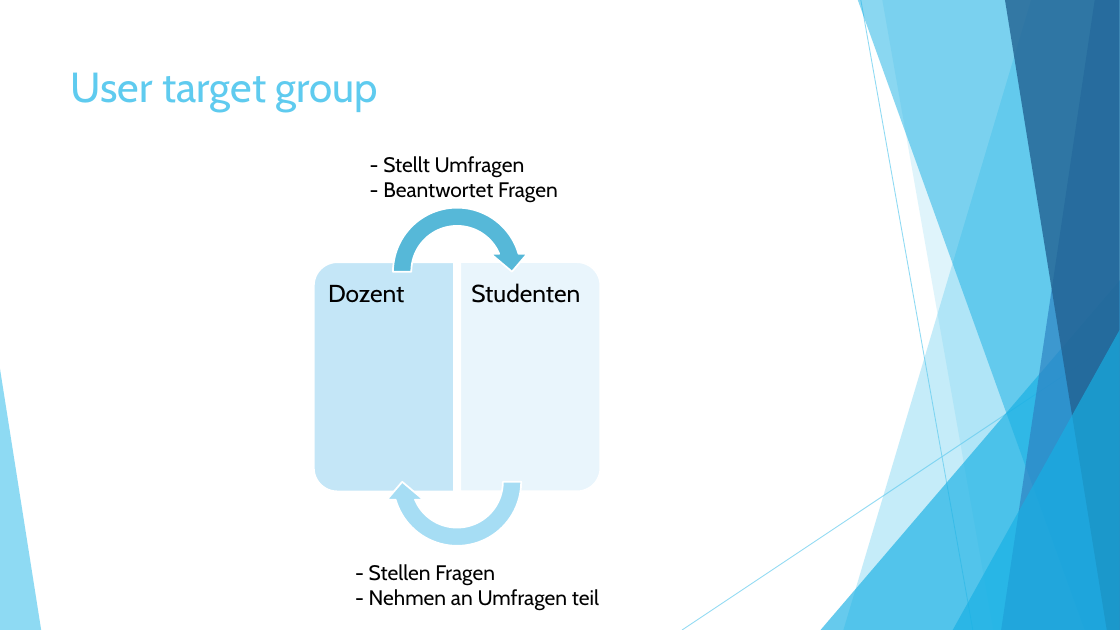
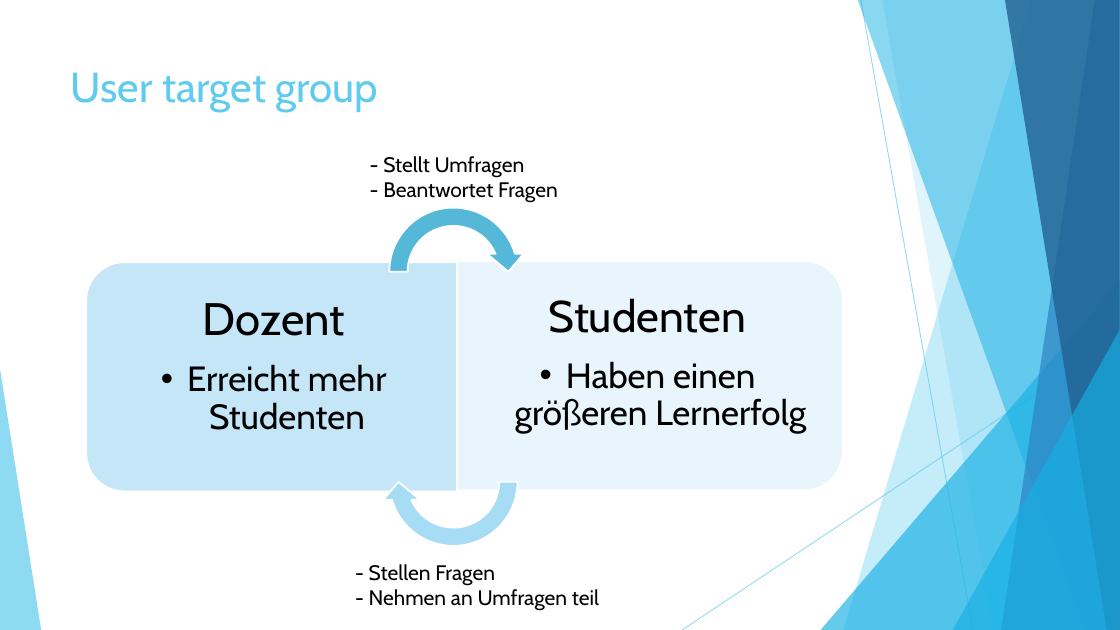
Before and after one commit to dwoiwode/GMCI_Group05_HelloLecture, a slide deck: slide 2 of presentation/HelloLecture.pptx. Drawn at 1120x630 pixels with LibreOffice and Linux fonts; fonts in the diff are those of the drawing. Boxes give left, top, right and bottom in pixels: in the first picture for what was removed or moved away, otherwise in the second. Text is boxed around its words. In the diff, an @@ line names an element or a change of style, - is before the commit and + after.

Commit message:
Update Presentation

```diff
--- a/presentation/HelloLecture.pptx
+++ b/presentation/HelloLecture.pptx
@@ round same rect: place and size @@
-round same rect at bbox=[314, 262, 455, 492]
+round same rect at bbox=[86, 263, 457, 492]
@@ round same rect: place and size @@
-round same rect at bbox=[460, 262, 601, 492]
+round same rect at bbox=[457, 261, 843, 491]
@@ text removed at bbox=[328, 285, 404, 303] @@
-Dozent
@@ text removed at bbox=[471, 283, 580, 303] @@
-Studenten
@@ text added at bbox=[515, 298, 806, 434], 30 pt, text #000000 @@
+Studenten
+  • Haben einen größeren Lernerfolg
@@ text added at bbox=[187, 303, 387, 430], 30 pt, text #000000 @@
+Dozent
+  • Erreicht mehr Studenten
```
Also in this commit, not shown: 1 slide added, 3 slides removed, 1 other file.
